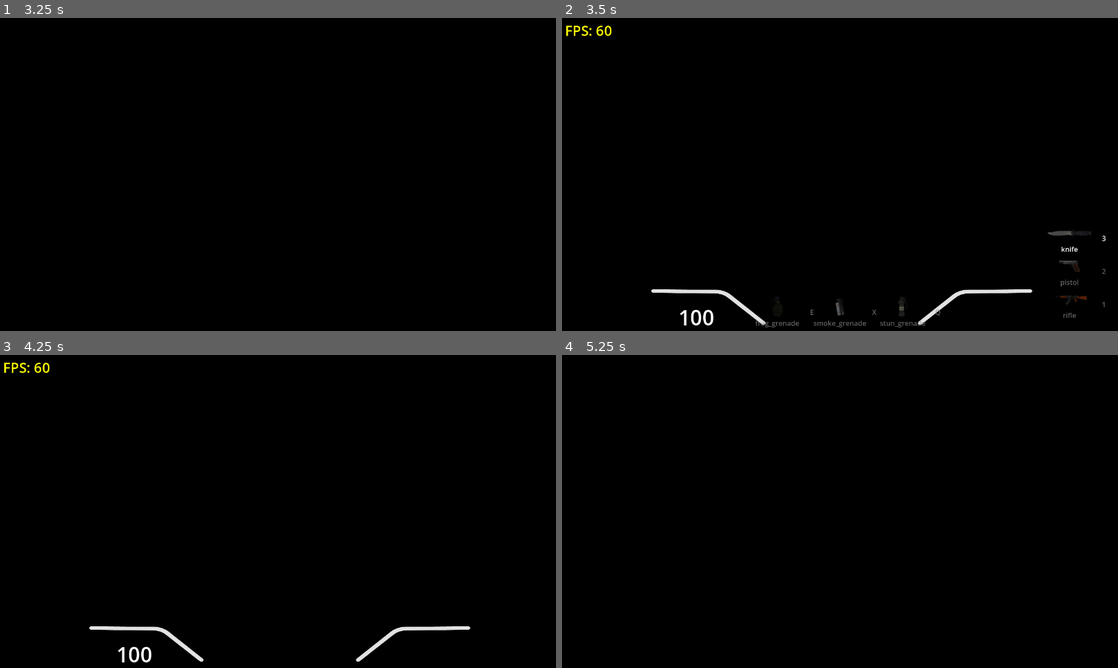
Above: before the commit, frames 1-4 (two rows, left to right).
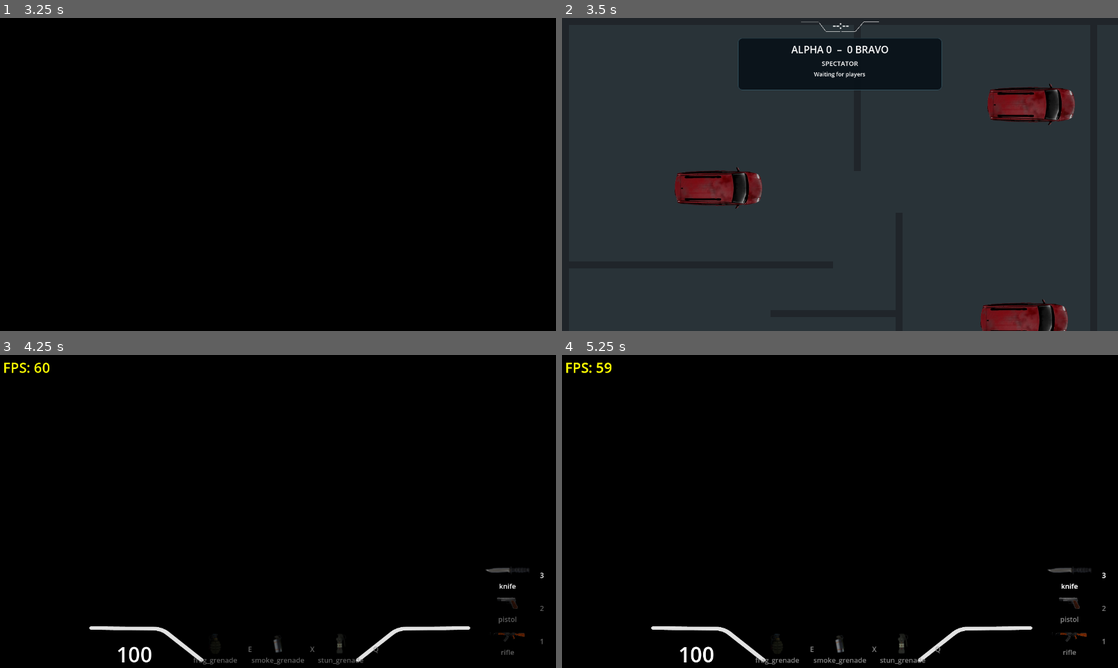
Above: after the commit, the same moments.

Repository: nathgoutam93/grey-line
Game: Godot game, scene res://tests/unit/unit_tests.tscn
Two runs of this game, one before a commit and one after it. Both use one fixed random seed, a clock stepped at 60 frames per second and the inputs below. This scene is started directly instead of the project's main scene. Sound files missing from this copy of the repository are replaced by a short silence.
Inputs (mouse positions are in pixels of both pictures, inside the frame that each line leads up to):
- Up to frame 1 (3.25 s): tap Enter at 0.5 s; move the mouse to (305, 174) at 0.52 s; hold Shift (slow_walk) 0.53-1.28 s; hold W (move_up) from 0.53 s (still down); click (305, 174) at 0.67 s; move the mouse to (250, 174) at 1.27 s; tap G (drop) at 1.35 s; tap Shift (slow_walk) at 1.55, 3.05 s; move the mouse to (289, 168) at 2.02 s; hold Shift (slow_walk) 2.03-2.78 s; tap 3 (malee) at 2.1 s; move the mouse to (272, 180) at 2.77 s; tap F (pickup) at 2.85 s; click (272, 180) at 2.92 s
- Up to frame 2 (3.5 s): keep holding W (move_up)
- Up to frame 3 (4.25 s): move the mouse to (444, 558) at 3.52 s; release W (move_up) at 3.53 s; hold A (move_left) from 3.53 s (still down); hold Shift (slow_walk) from 3.53 s (still down); tap 1 (primary) at 3.6 s; tap R (reload) at 4.15 s
- Up to frame 4 (5.25 s): release A (move_left) at 4.25 s; release Shift (slow_walk) at 4.25 s; drag from (673, 464) to (756, 433) at 4.27 s; move the mouse to (867, 511) at 5.02 s; hold S (move_down) from 5.03 s (still down); hold Shift (slow_walk) from 5.03 s (still down); tap Mouse wheel up (scroll_up) at 5.1 s; click (867, 511) at 5.17 s

Frame 1 is identical in both runs. In frame 2, 99% of the frame differs, in the area x 0-100%, y 0-100%; in frame 3, 0.6%; in frame 4, 1.6%.

Commit message:
test: validate round maps

Diff:
--- a/scenes/maps/map_1/map_1_rounds.tscn
+++ b/scenes/maps/map_1/map_1_rounds.tscn
@@ -1428,7 +1428,7 @@
 position = Vector2(-875, 534)
 
 [node name="sp_2" type="Node2D" parent="Map/SpawnPoints/AttackerSpawns" unique_id=1558338208]
-position = Vector2(-877, 218)
+position = Vector2(-875, 300)
 
 [node name="sp_3" type="Node2D" parent="Map/SpawnPoints/AttackerSpawns" unique_id=252392505]
 position = Vector2(-875, 391)
@@ -1441,6 +1441,18 @@
 
 [node name="sp_6" type="Node2D" parent="Map/SpawnPoints/DefenderSpawns" unique_id=993248298]
 position = Vector2(1975, -775)
+
+[node name="sp_7" type="Node2D" parent="Map/SpawnPoints/AttackerSpawns" unique_id=1723019021]
+position = Vector2(-875, 660)
+
+[node name="sp_8" type="Node2D" parent="Map/SpawnPoints/AttackerSpawns" unique_id=1723019022]
+position = Vector2(-875, 800)
+
+[node name="sp_9" type="Node2D" parent="Map/SpawnPoints/DefenderSpawns" unique_id=1723019023]
+position = Vector2(1975, -520)
+
+[node name="sp_10" type="Node2D" parent="Map/SpawnPoints/DefenderSpawns" unique_id=1723019024]
+position = Vector2(1975, -1020)
 
 [node name="BG" type="AudioStreamPlayer" parent="Map" unique_id=711162239]
 stream = ExtResource("8_mflnu")
--- /dev/null
+++ b/tests/helpers/map_route.gd
@@ -0,0 +1,75 @@
+extends RefCounted
+
+## Deterministic test route, assuming doors have been opened. This drives a
+## puppet during integration checks; it does not add gameplay AI.
+const Builder := preload("res://tools/map_builder.gd")
+
+static func grid_for(data: Dictionary, radius: float = 20.0) -> AStarGrid2D:
+	var grid := AStarGrid2D.new()
+	grid.region = Rect2i(Vector2i.ZERO, data.size)
+	grid.cell_size = Vector2.ONE * Builder.CELL
+	grid.offset = Vector2.ONE * Builder.CELL * 0.5
+	grid.diagonal_mode = AStarGrid2D.DIAGONAL_MODE_ONLY_IF_NO_OBSTACLES
+	grid.default_compute_heuristic = AStarGrid2D.HEURISTIC_EUCLIDEAN
+	grid.default_estimate_heuristic = AStarGrid2D.HEURISTIC_EUCLIDEAN
+	grid.update()
+	var props: Array[Rect2] = []
+	for prop in data.props:
+		props.append(Builder.prop_bounds(prop).grow(radius))
+	for y in range(data.size.y):
+		for x in range(data.size.x):
+			var cell := Vector2i(x, y)
+			var point := Builder.cell_center(cell)
+			var blocked := false
+			for dy in range(-2, 3):
+				for dx in range(-2, 3):
+					var neighbor := cell + Vector2i(dx, dy)
+					if not data.walls.has(neighbor):
+						continue
+					var rect := Rect2(Vector2(neighbor) * Builder.CELL, Vector2.ONE * Builder.CELL)
+					var nearest := Vector2(clampf(point.x, rect.position.x, rect.end.x), clampf(point.y, rect.position.y, rect.end.y))
+					if point.distance_to(nearest) < radius:
+						blocked = true
+			for footprint in props:
+				blocked = blocked or footprint.has_point(point)
+			grid.set_point_solid(cell, blocked)
+	return grid
+
+static func length(path: PackedVector2Array) -> float:
+	var distance := 0.0
+	for i in range(1, path.size()):
+		distance += path[i - 1].distance_to(path[i])
+	return distance
+
+static func longest_sight_line(world: Node2D, data: Dictionary, grid: AStarGrid2D) -> Dictionary:
+	var space := world.get_world_2d().direct_space_state
+	var longest := {"length": 0.0, "from": Vector2.ZERO, "to": Vector2.ZERO}
+	for y in range(3, data.size.y - 2, 2):
+		for x in range(3, data.size.x - 2, 2):
+			if grid.is_point_solid(Vector2i(x, y)):
+				continue
+			var start := Builder.cell_center(Vector2i(x, y))
+			for angle in range(128):
+				var direction := Vector2.from_angle(angle * PI / 128.0)
+				var ends: Array[Vector2] = []
+				for sign in [-1, 1]:
+					var end: Vector2 = start + direction * 4096 * sign
+					var hit := space.intersect_ray(PhysicsRayQueryParameters2D.create(start, end, 1))
+					ends.append(hit.get("position", end))
+				var distance := ends[0].distance_to(ends[1])
+				if distance > float(longest.length):
+					longest = {"length": distance, "from": ends[0], "to": ends[1]}
+	return longest
+
+static func simplify(path: PackedVector2Array) -> PackedVector2Array:
+	if path.size() < 3:
+		return path
+	var result := PackedVector2Array([path[0]])
+	var previous := (path[1] - path[0]).normalized()
+	for i in range(2, path.size()):
+		var direction := (path[i] - path[i - 1]).normalized()
+		if not direction.is_equal_approx(previous):
+			result.append(path[i - 1])
+		previous = direction
+	result.append(path[path.size() - 1])
+	return result
--- /dev/null
+++ b/tests/net/cqc_test.gd
@@ -0,0 +1,130 @@
+extends "res://tests/net/net_test_base.gd"
+
+const Builder := preload("res://tools/map_builder.gd")
+const Routes := preload("res://tests/helpers/map_route.gd")
+const MAP := "res://scenes/maps/cqc_1/cqc_1.tscn"
+var _bot_id := 0
+var _baseline := 0
+
+func _mode() -> RoundGameMode:
+	return game_mode() as RoundGameMode
+
+func _walls() -> DestructibleWalls:
+	return _mode().map.get_node("DestructibleWalls") as DestructibleWalls
+
+func run_host_lobby() -> void:
+	_bot_id = MultiplayerSession.add_bot()
+	MultiplayerSession.set_team(1, Teams.ALPHA)
+	MultiplayerSession.set_team(_bot_id, Teams.ALPHA)
+	MultiplayerSession.set_team(client_peer(), Teams.BRAVO)
+	MultiplayerSession.set_selected_map_scene_path(MAP)
+	get_tree().node_added.connect(_configure_mode)
+	await capture_frame("lobby")
+
+func _configure_mode(node: Node) -> void:
+	var mode := node as RoundGameMode
+	if mode == null:
+		return
+	mode.freeze_seconds = 2.0
+	mode.round_seconds = 90.0
+	mode.objective_hold_seconds = 2.0
+	mode.rounds_to_win = 2
+	get_tree().node_added.disconnect(_configure_mode)
+
+func on_message(key: String, value: Variant) -> void:
+	if role == "client" and key.begins_with("probe:"):
+		_report(key.trim_prefix("probe:"), value)
+
+func _report(tag: String, options: Dictionary) -> void:
+	await wait_until(func(): return _mode() != null and _walls().mirror != null, 5.0)
+	if options.has("cells"):
+		await wait_until(func(): return _walls().get_used_cells().size() == int(options.cells), 3.0)
+	if options.has("phase"):
+		await wait_until(func(): return _mode().phase == int(options.phase), 3.0)
+	var states: Array[int] = []
+	for door in _mode().map.get_node("Doors").get_children():
+		states.append((door as Door).state)
+	send("state:" + tag, {"map": MultiplayerSession.map_scene_path, "cells": _walls().get_used_cells().size(), "fog": _walls().mirror.get_used_cells().size(), "doors": states, "phase": _mode().phase, "winner": _mode().winner_team, "scores": _mode().team_scores.duplicate(), "progress": _mode().objective_bar.value})
+	await capture_frame(tag)
+	send("captured:" + tag)
+
+func _sample(tag: String, options: Dictionary = {}) -> Dictionary:
+	send("probe:" + tag, options)
+	var report: Variant = await wait_for("state:" + tag, 6.0)
+	if await wait_for("captured:" + tag, 6.0) == null:
+		results.fail("capture", "client checkpoint missing: " + tag)
+	return report if report is Dictionary else {}
+
+func _follow_route(puppet: PlayerController, path: PackedVector2Array) -> float:
+	var start_tick := NetworkTick.tick
+	var deadline := start_tick + ceili(32.0 * NetworkTick.tick_rate)
+	var index := 1
+	while index < path.size() and NetworkTick.tick < deadline and _mode().phase == RoundGameMode.Phase.LIVE:
+		var delta := path[index] - puppet.global_position
+		if delta.length() < 0.5:
+			index += 1
+			continue
+		var brain := bot(_bot_id)
+		brain.aim_dir = delta.normalized()
+		brain.move = Vector2(0, -minf(1.0, delta.length() / (puppet.get_speed() * NetworkTick.get_tick_delta())))
+		await NetworkTick.tick_started
+	bot(_bot_id).stop()
+	var elapsed := float(NetworkTick.tick - start_tick) / NetworkTick.tick_rate
+	if index != path.size():
+		results.fail("route_completion", "stopped at waypoint %d/%d pos=%s target=%s phase=%s" % [index, path.size(), puppet.global_position, path[index], _mode().phase])
+	return elapsed
+
+func run_host() -> void:
+	var mode := _mode()
+	var ready := await _sample("ready")
+	check("cqc_selected_on_both_peers", ready.get("map") == MAP and mode != null, "host-selected generated CQC map loaded on both peers")
+	_baseline = _walls().get_used_cells().size()
+	if not await wait_until(func(): return mode.phase == RoundGameMode.Phase.LIVE, 5.0):
+		finish_with_failure("phase", "CQC did not unlock")
+		return
+	var service := DestructionService.current(get_tree())
+	for cell in [Vector2i(134, 49), Vector2i(134, 50), Vector2i(134, 51)]:
+		service.apply_cell_damage(_walls(), cell, 40, DestructionMaterial.KIND_BULLET)
+	service.apply_cell_damage(_walls(), Vector2i.ZERO, 500, DestructionMaterial.KIND_EXPLOSIVE)
+	var reinforced := Vector2i(188, 64)
+	service.apply_cell_damage(_walls(), reinforced, 200, DestructionMaterial.KIND_BULLET)
+	var reinforced_resists := _walls().has_wall(reinforced)
+	service.apply_cell_damage(_walls(), reinforced, 200, DestructionMaterial.KIND_EXPLOSIVE)
+	check("cqc_materials_and_breach", _walls().has_wall(Vector2i.ZERO) and reinforced_resists and not _walls().has_wall(reinforced), "hard boundary survives; reinforced resists bullets and breaches to explosives")
+	var breached := await _sample("breached", {"cells": _baseline - 4})
+	check("cqc_breach_and_fog_replicate", breached.get("cells") == _baseline - 4 and breached.get("fog") == _baseline - 4, "three soft holes and reinforced breach match client collision/fog")
+	for door in mode.map.get_node("Doors").get_children():
+		(door as Door).on_interact(player(1))
+	var opened := await _sample("doors-open")
+	var states: Array = opened.get("doors", [])
+	check("cqc_doors_replicate", states.size() == 9 and states.all(func(value): return value == Door.State.OPEN), "all authored door instances open on the client")
+	player(1).health_component.take_damage(500, client_peer())
+	await hold(0.1)
+	check("cqc_host_spectates_runner", mode.spectate_target.get(1) == _bot_id and player(_bot_id).camera.is_current(), "dead host follows the moving teammate's camera")
+	var data := Builder.parse(FileAccess.get_file_as_string("res://scenes/maps/cqc_1/layout.txt"))
+	var grid := Routes.grid_for(data)
+	var puppet := player(_bot_id)
+	var start := Vector2i(puppet.global_position / Builder.CELL)
+	var target: Vector2i = data.objective.get_center()
+	var path := Routes.simplify(grid.get_point_path(start, target))
+	if path.size() < 2:
+		finish_with_failure("route", "no route to the objective")
+		return
+	await capture_frame("approach")
+	var elapsed := await _follow_route(puppet, path)
+	check("cqc_running_time", elapsed >= 15.0 and elapsed <= 20.0 and puppet.global_position.distance_to(mode.objective.global_position) < 4.0, "normal puppet input reached objective in %.2f s from %s at %.0f px/s" % [elapsed, start, puppet.get_speed()])
+	await capture_frame("objective")
+	if not await wait_until(func(): return mode.phase == RoundGameMode.Phase.ROUND_END, 4.0):
+		finish_with_failure("capture", "runner did not capture")
+		return
+	var captured := await _sample("captured", {"phase": RoundGameMode.Phase.ROUND_END})
+	check("cqc_capture_wins_round", mode.winner_team == Teams.ALPHA and captured.get("winner") == Teams.ALPHA and mode.team_scores[Teams.ALPHA] == 1, "runner captured the authored objective on both peers")
+	if not await wait_until(func(): return mode.phase == RoundGameMode.Phase.FREEZE, 8.0):
+		finish_with_failure("reset", "next CQC round did not start")
+		return
+	var reset := await _sample("reset", {"cells": _baseline, "phase": RoundGameMode.Phase.FREEZE})
+	states = reset.get("doors", [])
+	var restored := true
+	for id in [1, client_peer(), _bot_id]:
+		restored = restored and player(id) != null and player(id).health_component.current_health == 100
+	check("cqc_round_restores_map", restored and reset.get("cells") == _baseline and reset.get("fog") == _baseline and states.size() == 9 and states.all(func(value): return value == Door.State.CLOSED), "fresh lives, all wall cells, automatic fog and closed doors reset together")
--- a/tests/net/net_test_base.gd
+++ b/tests/net/net_test_base.gd
@@ -169,7 +169,8 @@
 	if output_dir.is_empty() or DisplayServer.get_name() == "headless":
 		return
 	DirAccess.make_dir_recursive_absolute(output_dir)
-	await RenderingServer.frame_post_draw
+	await get_tree().process_frame
+	RenderingServer.force_draw(false) # Idle/occluded windows must still render the checkpoint.
 	var path := output_dir.path_join("%s-%s-%s.png" % [test_name, role, label])
 	var error := get_viewport().get_texture().get_image().save_png(path)
 	if error != OK:
--- /dev/null
+++ b/tests/unit/map_validation_tests.gd
@@ -0,0 +1,96 @@
+extends RefCounted
+
+const Builder := preload("res://tools/map_builder.gd")
+
+## Called after physics has synchronized a single isolated round map.
+static func validate(world: Node2D) -> Array[String]:
+	var errors: Array[String] = []
+	for path in ["Map", "FowMaskView/Level", "FowMaskView/LOS", "FowMaskView/Camera2D", "CanvasLayer/FogOfWar", "RoundGameMode", "DestructionService", "PlayerSpawner", "PickupSpawner", "ProjectileSpawner", "Map/SpawnPoints/AttackerSpawns", "Map/SpawnPoints/DefenderSpawns"]:
+		if not world.has_node(path):
+			errors.append("Missing " + path)
+	if not errors.is_empty():
+		return errors
+	var mode := world.get_node("RoundGameMode") as RoundGameMode
+	if mode == null or mode.map != world.get_node("Map") or mode.spawn_point_container != world.get_node("Map/SpawnPoints"):
+		errors.append("Round mode references are not wired to this map")
+	var nodes: Array[Node] = []
+	_collect(world, nodes)
+	var objectives: Array[ObjectiveZone] = []
+	var walls: Array[DestructibleWalls] = []
+	for node in nodes:
+		if node is ObjectiveZone:
+			objectives.append(node)
+		if node is DestructibleWalls:
+			walls.append(node)
+	if objectives.size() != 1:
+		errors.append("Expected exactly one ObjectiveZone, got %d" % objectives.size())
+		return errors
+	var circle := CircleShape2D.new()
+	circle.radius = 24.0
+	for role in ["AttackerSpawns", "DefenderSpawns"]:
+		var container := world.get_node("Map/SpawnPoints/" + role)
+		if container.get_child_count() < 5:
+			errors.append(role + " needs at least five points")
+		for point in container.get_children():
+			if not point is Node2D:
+				errors.append(role + " contains a non-spawn node")
+				continue
+			var query := PhysicsShapeQueryParameters2D.new()
+			query.shape = circle
+			query.transform = Transform2D(0.0, point.global_position)
+			query.collision_mask = 1
+			if not world.get_world_2d().direct_space_state.intersect_shape(query, 1).is_empty():
+				errors.append("Blocked spawn: " + String(point.get_path()))
+			if role == "AttackerSpawns" and point.global_position.distance_to(objectives[0].global_position) < 1400.0:
+				errors.append("Attacker spawn is less than 1400 px from objective: " + point.name)
+	for layer in walls:
+		for cell in layer.get_used_cells():
+			if layer.cell_material(cell) not in [DestructionMaterial.SOFT, DestructionMaterial.REINFORCED, DestructionMaterial.HARD]:
+				errors.append("Unknown wall material at %s" % cell)
+	var layout_path := String(world.get_meta("layout_path", ""))
+	if layout_path.is_empty():
+		return errors # map_1_rounds is the hand-authored legacy dev map.
+	for path in ["Map/Floor", "Map/DestructibleWalls", "Map/Doors", "Map/Props"]:
+		if not world.has_node(path):
+			errors.append("Generated map missing " + path)
+	if world.find_child("GeneratedOccluders", true, false) != null:
+		errors.append("Generated map contains hand-maintained fog copies")
+	for node in nodes:
+		if node is StaticBody2D and not world.get_node("Map/Doors").is_ancestor_of(node) and not world.get_node("Map/Props").is_ancestor_of(node):
+			errors.append("Generated structure uses a StaticBody2D instead of wall tiles")
+	var data := Builder.parse(FileAccess.get_file_as_string(layout_path))
+	if not String(data.error).is_empty():
+		errors.append("Invalid source layout: " + data.error)
+		return errors
+	if not data.warnings.is_empty():
+		errors.append("Layout cover overlaps walls: %s" % [data.warnings])
+	var regenerated := Builder.build(data, layout_path)
+	var expected := regenerated.get_node("Map/DestructibleWalls") as DestructibleWalls
+	if walls.size() != 1 or _cells(walls[0]) != _cells(expected):
+		errors.append("Saved wall cells are stale; regenerate the scene")
+	var current_zone := objectives[0].get_node("CollisionShape2D") as CollisionShape2D
+	var expected_zone := regenerated.get_node("Map/ObjectiveZone/CollisionShape2D") as CollisionShape2D
+	if current_zone.shape.size != expected_zone.shape.size or objectives[0].position != (regenerated.get_node("Map/ObjectiveZone") as Node2D).position:
+		errors.append("Saved objective is stale; regenerate the scene")
+	for path in ["Map/Doors", "Map/Props", "Map/SpawnPoints/AttackerSpawns", "Map/SpawnPoints/DefenderSpawns"]:
+		var actual := world.get_node(path)
+		var reference := regenerated.get_node(path)
+		if actual.get_child_count() != reference.get_child_count():
+			errors.append("Saved instances are stale: " + path)
+			continue
+		for i in range(actual.get_child_count()):
+			if (actual.get_child(i) as Node2D).transform != (reference.get_child(i) as Node2D).transform:
+				errors.append("Saved transform is stale: " + path)
+	regenerated.free()
+	return errors
+
+static func _collect(node: Node, output: Array[Node]) -> void:
+	for child in node.get_children():
+		output.append(child)
+		_collect(child, output)
+
+static func _cells(walls: DestructibleWalls) -> Dictionary:
+	var cells := {}
+	for cell in walls.get_used_cells():
+		cells[cell] = [walls.get_cell_source_id(cell), walls.get_cell_atlas_coords(cell), walls.get_cell_alternative_tile(cell)]
+	return cells
--- a/tests/unit/unit_tests.gd
+++ b/tests/unit/unit_tests.gd
@@ -561,6 +561,72 @@
 	view.queue_free()
 	await get_tree().process_frame
 
+func test_every_lobby_round_map_satisfies_spawn_and_generation_contract() -> void:
+	var validator := preload("res://tests/unit/map_validation_tests.gd")
+	var saved_viewport := MaskViewProvider.viewport
+	var count := 0
+	for path in MultiplayerSession.MAPS:
+		var world := (load(path) as PackedScene).instantiate() as Node2D
+		if not world.has_node("RoundGameMode"):
+			world.free()
+			continue
+		count += 1
+		add_child(world)
+		await _flush_area_monitoring()
+		var errors := validator.validate(world)
+		check(errors.is_empty(), "%s: %s" % [path, errors])
+		world.queue_free()
+		await get_tree().process_frame
+		MaskViewProvider.set_viewport(saved_viewport)
+	check(count == 2, "did not validate the dev and CQC round maps")
+
+func test_map_validation_catches_blocked_spawns_and_stale_cells() -> void:
+	var validator := preload("res://tests/unit/map_validation_tests.gd")
+	var saved_viewport := MaskViewProvider.viewport
+	var world := (load("res://scenes/maps/cqc_1/cqc_1.tscn") as PackedScene).instantiate() as Node2D
+	add_child(world)
+	var point := world.get_node("Map/SpawnPoints/AttackerSpawns/Spawn1") as Node2D
+	var original := point.position
+	point.position = Vector2(8, 8)
+	await _flush_area_monitoring()
+	check("\n".join(validator.validate(world)).contains("Blocked spawn"), "validation accepted a spawn inside the boundary")
+	point.position = original
+	var walls := world.get_node("Map/DestructibleWalls") as DestructibleWalls
+	walls.destroy_cells([Vector2i(134, 50)])
+	check("\n".join(validator.validate(world)).contains("stale"), "validation accepted generated scene drift")
+	world.queue_free()
+	await get_tree().process_frame
+	MaskViewProvider.set_viewport(saved_viewport)
+
+func test_cqc_travel_time_open_sight_lines_and_spawn_privacy() -> void:
+	var builder := preload("res://tools/map_builder.gd")
+	var routes := preload("res://tests/helpers/map_route.gd")
+	var data := builder.parse(FileAccess.get_file_as_string("res://scenes/maps/cqc_1/layout.txt"))
+	var grid := routes.grid_for(data)
+	var target: Vector2i = data.objective.get_center()
+	var runner := PLAYER_SCENE.instantiate() as PlayerController
+	var running_speed := runner.speed
+	runner.free()
+	for spawn in data.attacks:
+		var path := grid.get_point_path(spawn, target)
+		var seconds := routes.length(path) / running_speed
+		check(not path.is_empty() and seconds >= 15.0 and seconds <= 20.0, "attacker %s route %.2f s outside target" % [spawn, seconds])
+	var saved_viewport := MaskViewProvider.viewport
+	var world := (load("res://scenes/maps/cqc_1/cqc_1.tscn") as PackedScene).instantiate() as Node2D
+	add_child(world)
+	for door in world.get_node("Map/Doors").get_children():
+		(door as Door).set_state_local(Door.State.OPEN)
+	await _flush_area_monitoring()
+	var sight := routes.longest_sight_line(world, data, grid)
+	check(float(sight.length) <= 1440.0, "open sight line exceeds 1440 px: %s" % [sight])
+	for attacker in data.attacks:
+		for defender in data.defends:
+			var query := PhysicsRayQueryParameters2D.create(builder.cell_center(attacker), builder.cell_center(defender), 1)
+			check(not world.get_world_2d().direct_space_state.intersect_ray(query).is_empty(), "spawns can see each other")
+	world.queue_free()
+	await get_tree().process_frame
+	MaskViewProvider.set_viewport(saved_viewport)
+
 func test_rounds_dev_map_loads_role_spawns_and_clear_objective() -> void:
 	var saved_viewport := MaskViewProvider.viewport
 	var world := (load("res://scenes/maps/map_1/map_1_rounds.tscn") as PackedScene).instantiate()
@@ -568,7 +634,7 @@
 	await _flush_area_monitoring()
 	var mode := world.get_node("RoundGameMode") as RoundGameMode
 	check(mode != null and world.get_node("DestructionService") is DestructionService, "round map missing mode or destruction service")
-	check(world.get_node("Map/SpawnPoints/AttackerSpawns").get_child_count() == 3 and world.get_node("Map/SpawnPoints/DefenderSpawns").get_child_count() == 3, "dev map did not split existing role spawns")
+	check(world.get_node("Map/SpawnPoints/AttackerSpawns").get_child_count() == 5 and world.get_node("Map/SpawnPoints/DefenderSpawns").get_child_count() == 5, "dev round map needs five spawns per role")
 	var zone := world.get_node("Map/ObjectiveZone") as ObjectiveZone
 	var query := PhysicsShapeQueryParameters2D.new()
 	query.shape = (zone.get_node("CollisionShape2D") as CollisionShape2D).shape
Not shown, added: tests/helpers/map_route.gd.uid
Not shown, added: tests/net/cqc_test.gd.uid
Not shown, added: tests/unit/map_validation_tests.gd.uid
Not shown, changed: AGENTS.md
Not shown, added: docs/testing/cqc-map.md
Not shown, changed: tests/run_tests.sh
